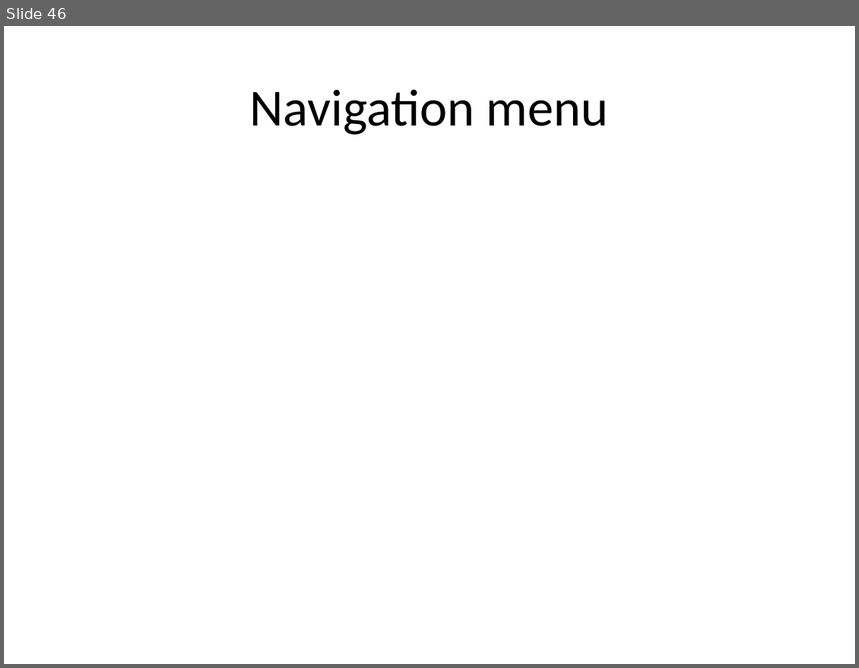
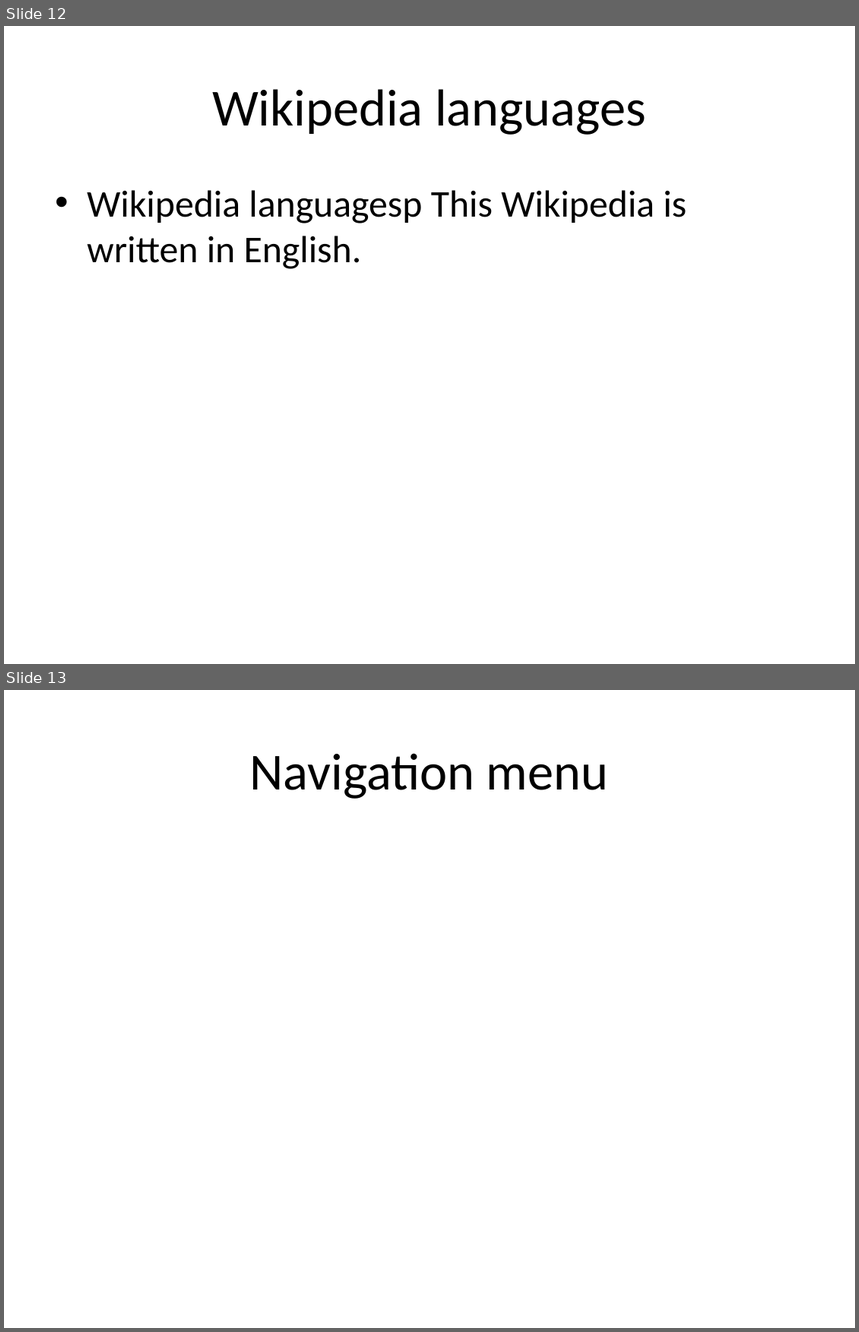
Before and after one commit to eppisai/Uplift---Smart-educational-Platform, a slide deck: AutoPPT-main/AutoPPT-main/something.pptx. Shown one above the other, each under a label of ours: slide 46 before the commit, slides 12 and 13 after it. The pictures are 859x668 and 859x1332 pixels, drawn with LibreOffice and Linux fonts; fonts in the diff are those of the drawing. Boxes give left, top, right and bottom in pixels: in the first picture for what was removed or moved away, otherwise in the second. Text is boxed around its words. In the diff, an @@ line names an element or a change of style, - is before the commit and + after.

```diff
--- a/AutoPPT-main/AutoPPT-main/something.pptx
+++ b/AutoPPT-main/AutoPPT-main/something.pptx
@@ slide 12 added at bbox=[4, 26, 855, 664], background #FFFFFF @@
@@ title added at bbox=[212, 89, 646, 135], 44 pt, text #000000 @@
+Wikipedia languages
@@ text added at bbox=[87, 190, 687, 269], 32 pt, text #000000 @@
+• Wikipedia languagesp This Wikipedia is written in English.
@@ what was slide 46 is now slide 13 @@
```
Also in this commit, not shown: 2 slides changed, 9 other slides added, 43 slides removed, 1 other file.
